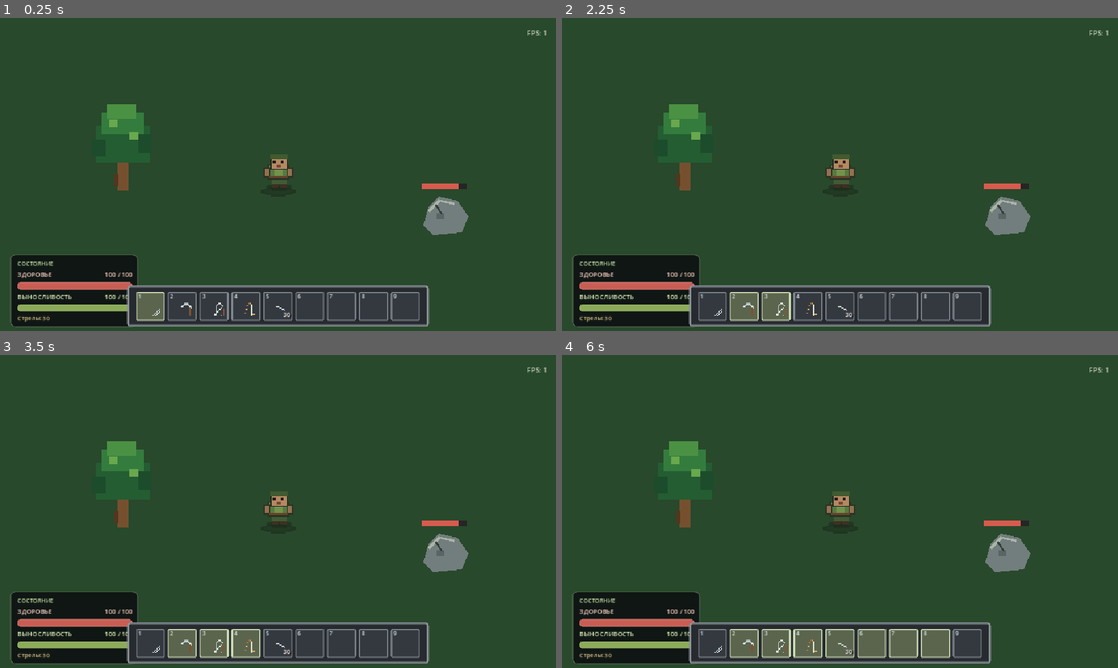
Above: before the commit, frames 1-4 (two rows, left to right).
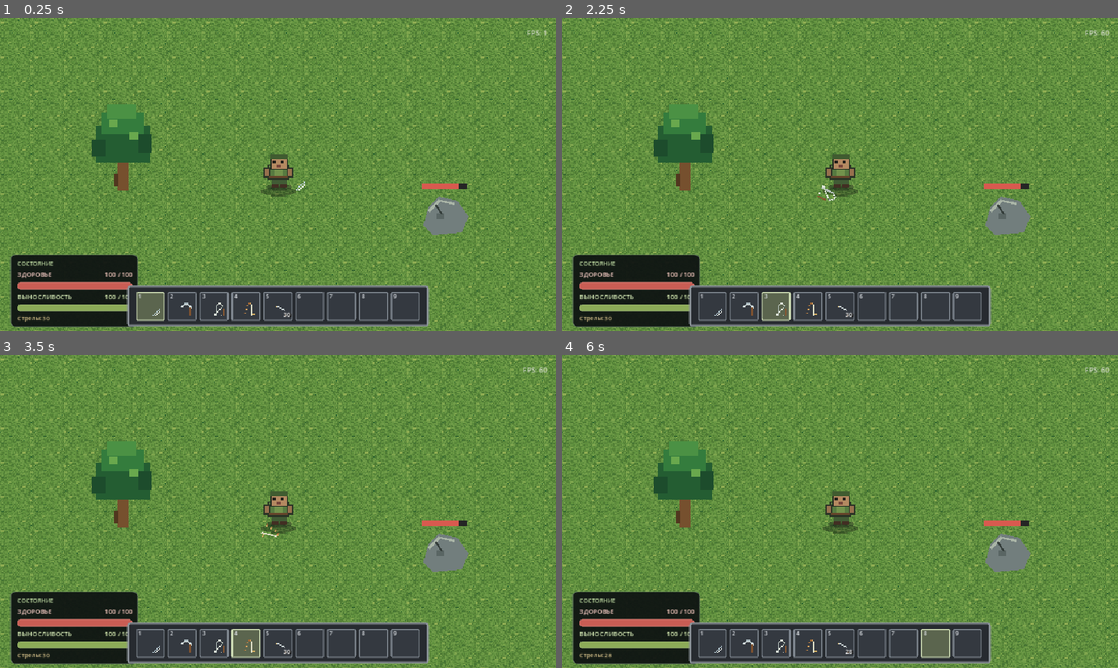
Above: after the commit, the same moments.

Repository: BigFluffyCatOnWatermelon/autism-gaming
Game: Godot game, scene res://scenes/world.tscn
Two runs of this game, one before a commit and one after it. Both use one fixed random seed, a clock stepped at 60 frames per second and the inputs below.
Inputs:
- Up to frame 1 (0.25 s): no input
- Up to frame 2 (2.25 s): click "1" at 0.5 s; click "2" at 1.25 s; click "3" at 2 s
- Up to frame 3 (3.5 s): click "4" at 2.75 s
- Up to frame 4 (6 s): click "5" at 3.5 s; click "6" at 4.25 s; click "7" at 5 s; click "8" at 5.75 s

The runs differ from the first frame. In frame 1, 85% of the frame differs, in the area x 0-100%, y 0-100%; in frame 2, 85%; in frame 3, 86%; in frame 4, 88%.
Error before the commit: Parse Error: Cannot infer the type of "was_debug_open" variable because the value doesn't have a set type. (res://scripts/world_controller.gd:246)

Commit message:
fix: annotate debug panel state in GDScript

Diff:
--- a/scripts/world_controller.gd
+++ b/scripts/world_controller.gd
@@ -243,7 +243,7 @@
 		ui.toggle_panel("inventory")
 	if Input.is_action_just_pressed("settings"):
 		if ui.has_modal_open():
-			var was_debug_open := ui.current_panel == "debug"
+			var was_debug_open: bool = ui.current_panel == "debug"
 			ui.close_panels()
 			ui.set_debug_mode_enabled(false)
 			if was_debug_open:
